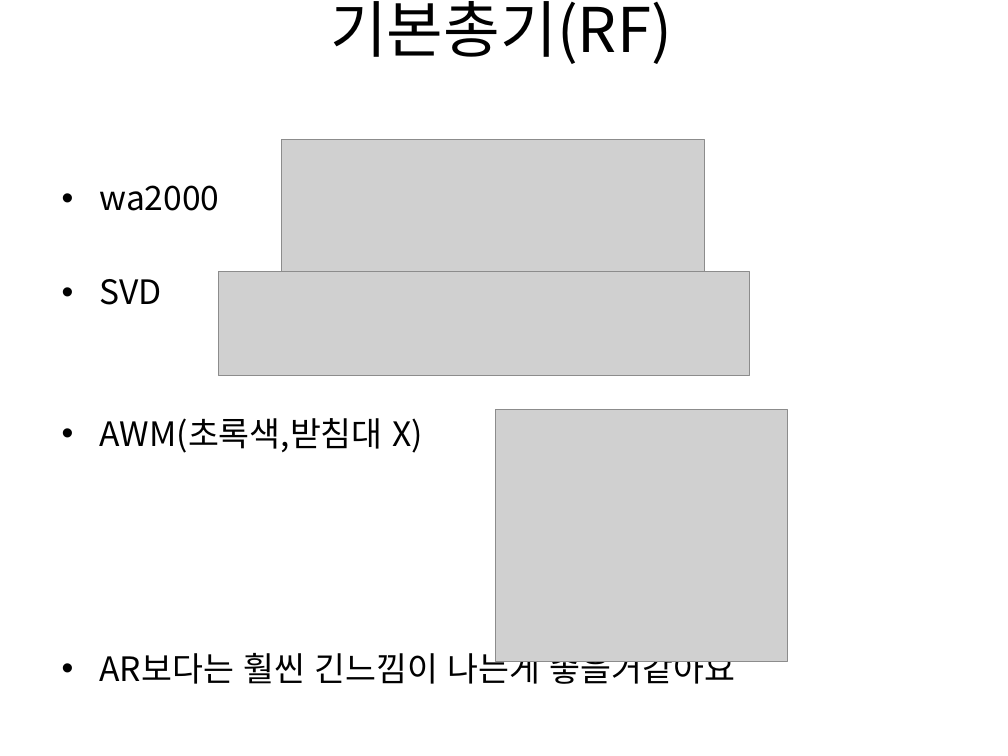
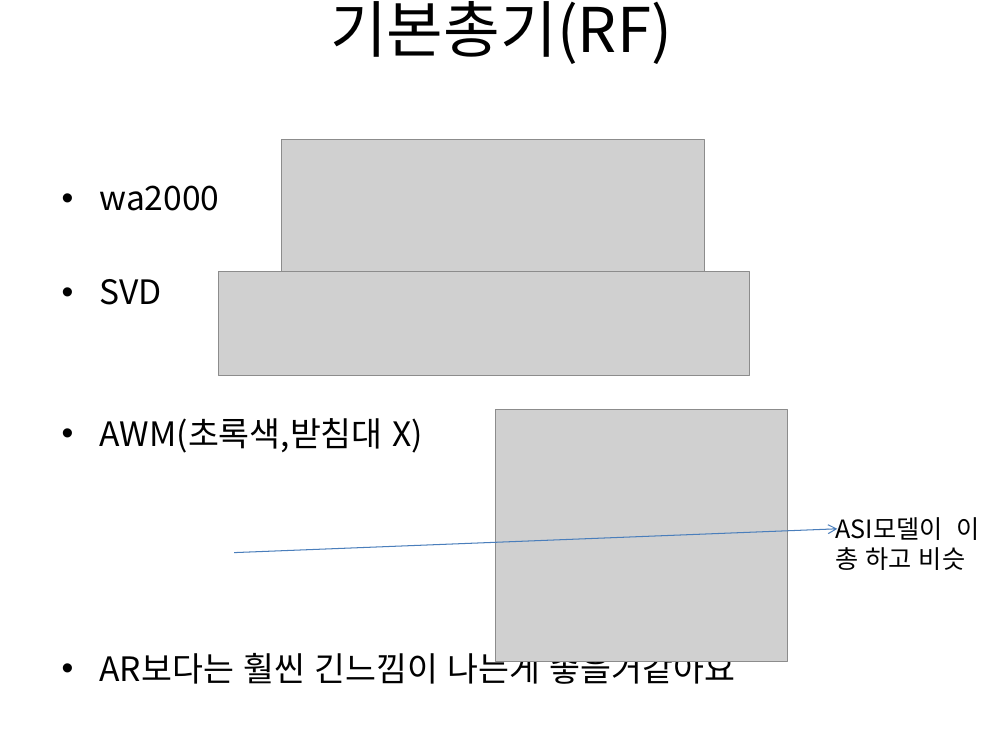
Before and after one commit to gkdlgndpdu/EscapeJail, a slide deck: slide 41 of EscapeJail/Assets/기획/스테이지1기획.pptx. Drawn at 1008x756 pixels with LibreOffice and Linux fonts; fonts in the diff are those of the drawing; grey boxes stand for pictures. Boxes give left, top, right and bottom in pixels: in the first picture for what was removed or moved away, otherwise in the second. Text is boxed around its words. In the diff, an @@ line names an element or a change of style, - is before the commit and + after.

```diff
--- a/EscapeJail/Assets/기획/스테이지1기획.pptx
+++ b/EscapeJail/Assets/기획/스테이지1기획.pptx
@@ arrow added from (234, 552) to (838, 529), #4B7EBC 0.75 pt @@
@@ text added at [835, 517, 980, 570], 18 pt, text #000000 @@
+ASI모델이 이 총 하고 비슷
```
Also in this commit, not shown: 9 other files.
